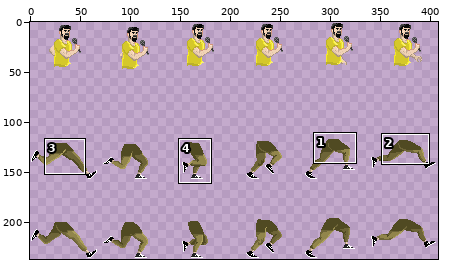
One commit to this sprite sheet: SOADsavesMetal/Assets/Sprites/Serj's sprites/serj_walk_spritesheet.png. The picture above shows the old version from afar; the outline marks the close-up.
Close-up. Before:
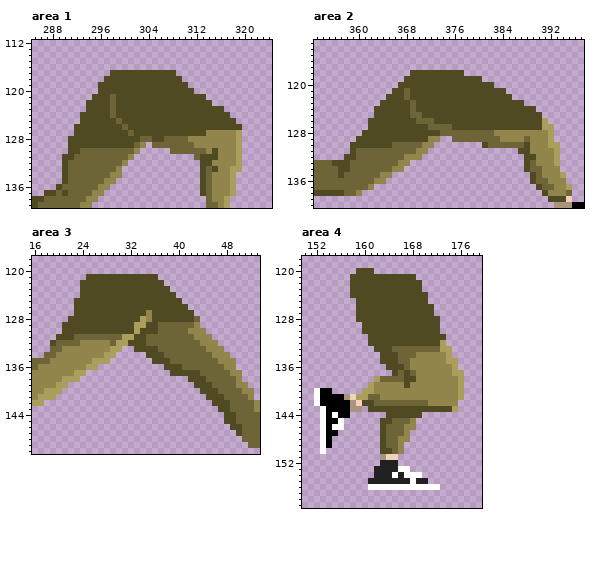
The file is 408x237 pixels. Colours within 5 levels of each other are drawn and written as one. Shown: area 1: x 285..324, y 112..139; area 2: x 353..397, y 113..140; area 3: x 16..53, y 118..150; area 4: x 150..179, y 118..159. The commit also changed other parts of the picture, which this record leaves out.
After:
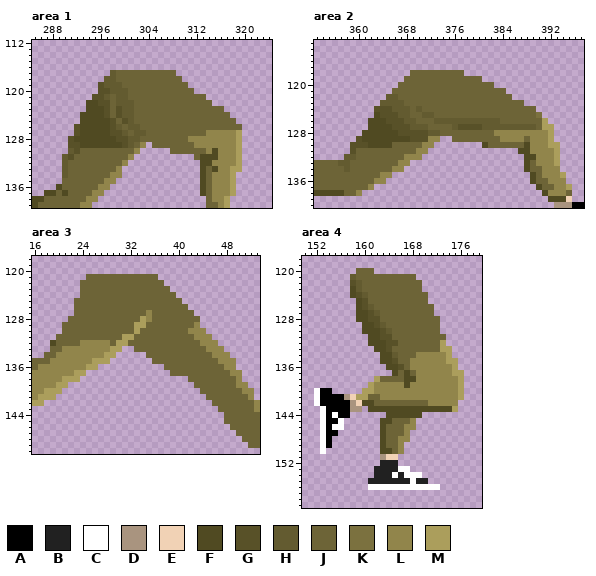
Palette (. is transparent): A #000000  B #212121  C #ffffff  D #a9947f  E #f1d2b5  F #504a22  G #585128  H #635b30  J #6d6437  K #7b713f  L #91854b  M #ab9e5c
From old to new:
--- area 1
@@ x 285..324 @@
 116 ........................................
-117 .............FFFFFFFFFFF................
-118 ............FFFFFFFFFFFFF...............
-119 ...........FFFFFFFFFFFFFFF..............
-120 ...........FFFFFFFFFFFFFFFF.............
-121 ..........FFFJFFFFFFFFFFFFFFF...........
-122 .........FFFFJFFFFFFFFFFFFFFFF..........
-123 .........FFFFJFFFFFFFFFFFFFFFFFF........
-124 ........FFFFFJFFFFFFFFFFFFFFFFFFF.......
-125 ........FFFFFFJFFFFFFFFFFFFFFFFFFF......
-126 .......FFFFFFFFJFFFFFFFFFFFFFFFFFFF.....
-127 .......FFFFFFFFFJFFFFFFFFFFFFLLLLLM.....
-128 ......FFFFFFFFFFFFJJFFJJJJLLLLLLLLM.....
-129 ......FFFFFFFFFFFJL.JJJJJJJLLLLLLLM.....
-130 ......FFJJJJJJJJJL.....JJJJJJLFLLLM.....
-131 .....FFJJJJJJJJJL..........JFFFLLLM.....
-132 .....FJJJJJJJJJL............FFLLLLM.....
-133 .....FJJJJJJJJL.............FJFLLMM.....
-134 .....FJJJJJJJLL.............FJLLLM......
-135 .....FJJJJJJLL..............FJLLLM......
+117 .............HJJJJJJJJJJ................
+118 ............HHJJJJJJJJJJJ...............
+119 ...........GHHHJJJJJJJJJJJ..............
+120 ...........GGHHHJJJJJJJJJJJ.............
+121 ..........GGHJHHJJJJJJJJJJJJJ...........
+122 .........FFGGJHHHJJJJJJJJJJJJJ..........
+123 .........FFFGJGHHJJJJJJJJJJJJJJJ........
+124 ........FFFFGJGHHJJJJJJJJJJJJJJJJ.......
+125 ........FFFFFGJGHJJJJJJJJJJJJJJJJJ......
+126 .......GFFFFFGHJHHJJJJJJJJJJJJJJJJJ.....
+127 .......GFFFFFGGHJHHJJJJJJJJJJLLLLLM.....
+128 ......GFFFFFFFGGHHJJJJJJJJLLLLLLLLM.....
+129 ......GGFFFFFFFGHJL.JJJJJJJLLLLLLLM.....
+130 ......HGJJJJJJJJJL.....JJJJJJLFLLLM.....
+131 .....HGJJJJJJJJJL..........JFFFLLLM.....
+132 .....HJJJJJJJJJL............FFLLLLM.....
+133 .....HJJJJJJJJL.............FJFLLMM.....
+134 .....HJJJJJJJLL.............FJLLLM......
+135 .....JJJJJJJLL..............FJLLLM......
 136 ....FJJJJJJLL...............FJLLLM......
--- area 2
@@ x 353..397 @@
 117 .............................................
-118 ................FFFFFFFFF....................
-119 ...............FFFFFFFFFFFFF.................
-120 ..............FFFFFFFFFFFFFFFF...............
-121 .............FFJFFFFFFFFFFFFFFFF.............
-122 ............FFFJFFFFFFFFFFFFFFFFF............
-123 ...........FFFFFJFFFFFFFFFFFFFFFFFF..........
-124 ..........FFFFFFJFFFFFFFFFFFFFFFFFFFF........
-125 ..........FFFFFFJJFFFFFFFFFFFFFFFFFFFF.......
-126 .........FFFFFFFFJJJFFFFFFFFFFFFFFFFFFM......
-127 .........FFFFFFFFFFJJJJFFFFFFFFFFFFFFFMM.....
-128 ........FFFFFFFFFFFFFJJJJJJJJJLLLLLLLLLM.....
-129 .......FFFFFFFFFFFFLL..JJJJJJJJLLLLJLLLM.....
-130 ......FFFFFFFJJJJJLL........FJJJJJJFLLLMM....
-131 ......FJJJJJJJJJJLL...............FFLLLLM....
-132 .....FFJJJJJJJJLLL.................FFLLLM....
-133 JJJFFFJJJJJJJJLL...................FJLLLM....
-134 JJJJFFJJJJJJJLL....................FJJLLL....
-135 JJJJFJJJJJJLL.......................FJLLLM...
+118 ................JJJJJJJJJ....................
+119 ...............JJJJJJJJJJJJJ.................
+120 ..............JJJJJJJJJJJJJJJJ...............
+121 .............JJJJJJJJJJJJJJJJJJJ.............
+122 ............HHJJJJJJJJJJJJJJJJJJJ............
+123 ...........HHHHJJJJJJJJJJJJJJJJJJJJ..........
+124 ..........GGGHHHJHJJJJJJJJJJJJJJJJJJJ........
+125 ..........FGGGHHJJHHJJJJJJJJJJJJJJJJJK.......
+126 .........FFFGGGHHJJJHHHHHHHHHHHJJJJJJJM......
+127 .........FFFFGGGHHHJJJJHGGGGHHHHHHHHHJMM.....
+128 ........FFFFFFGGGGGHHJJJJJJJJJLLLLLLLLLM.....
+129 .......GFFFFFFFFGGGLL..JJJJJJJJLLLLJLLLM.....
+130 ......GGGFFFFJJJJJLL........FJJJJJJFLLLMM....
+131 ......GJJJJJJJJJJLL...............FFLLLLM....
+132 .....HHJJJJJJJJLLL.................FFLLLM....
+133 JJJJHHJJJJJJJJLL...................FJLLLM....
+134 JJJJJHJJJJJJJLL....................FJJLLL....
+135 JJJJJJJJJJJLL.......................FJLLLM...
 136 JJJJJJJJJJLL........................FJJLLL...
--- area 3
@@ x 16..53 @@
 120 ......................................
-121 .........FFFFFFFFFFFF.................
-122 ........FFFFFFFFFFFFFF................
-123 ........FFFFFFFFFFFFFFF...............
-124 ........FFFFFFFFFFFFFFFF..............
-125 .......FFFFFFFFFFFFFFFFFF.............
-126 .......FFFFFFFFFFFFFFFFFFF............
-127 .......FFFFFFFFFFFFLFFFFFFF...........
-128 ......FFFFFFFFFFFFMLFFFFFFFJ..........
-129 .....FFFFFFFFFFFFMMFFJJJJJJL..........
-130 .....FFFFFFFFFFFFMFFFJJJJJLLL.........
-131 ....FFFJJJJJJJJMMFFJJJJJJJJLLL........
-132 ...FJJJJLLLLLJMMFFFJJJJJJJJJLLL.......
-133 ...JJLLLLLLLLMM..FFFFJJJJJJJJLLL......
-134 ..JJLLLLLLLLMM.....FFFJJJJJJJJLLL.....
-135 JJJLLLLLLLMMM.......FFFJJJJJJJJLLL....
-136 JLLLLLLLLMM...........FFFJJJJJJJLL....
-137 LLLLLLLMM..............FFFFFJJJJJLL...
-138 LLLLLMMM..................FFFJJJJJL...
-139 LLLLMM.....................FFFJJJJLL..
-140 LLMMM.......................FFFJJJJLL.
-141 LMMM.........................FFFJJJJL.
-142 MM............................FFFJJJJL
-143 ...............................FFJJJJL
-144 ................................FFJJJJ
-145 ................................FFJJJJ
-146 .................................FFJJJ
-147 ..................................FJJJ
+121 .........JJJJJJJJJJJJ.................
+122 ........JJJJJJJJJJJJJJ................
+123 ........JJJJJJJJJJJJJJJ...............
+124 ........JJJJJJJJJJJJJJJJ..............
+125 .......JJJJJJJJJJJJJJJJJJ.............
+126 .......JJJJJJJJJJJJJJJJJJJ............
+127 .......JJJJJJJJJJJJLJJJJJJJ...........
+128 ......JJJJJJJJJJJJMLJJJJJJJJ..........
+129 .....JJJJJJJJJJJJMMJJJJJJJJL..........
+130 .....JJJJJJJJJJJJMJJJJJJJJLLL.........
+131 ....JJJJJJJJJJJMMJJJJJJJJJJLLL........
+132 ...FJJJJLLLLLJMMJJJJJJJJJJJJLLL.......
+133 ...JJLLLLLLLLMM..JJJJJJJJJJJJLLL......
+134 ..JJLLLLLLLLMM.....JJJJJJJJJJJLLL.....
+135 JJJLLLLLLLMMM.......JJJJJJJJJJJLLL....
+136 JLLLLLLLLMM...........JJJJJJJJJJLL....
+137 LLLLLLLMM..............JJJJJJJJJJLL...
+138 LLLLLMMM..................JJJJJJJJL...
+139 LLLLMM.....................JJJJJJJLL..
+140 LLMMM.......................JJJJJJJLL.
+141 LMMM.........................JJJJJJJL.
+142 MM............................JJJJJJJL
+143 ...............................JJJJJJL
+144 ................................JJJJJJ
+145 ................................JJJJJJ
+146 .................................JJJJJ
+147 ..................................JJJJ
 148 ...................................JJJ
--- area 4
@@ x 156..175 @@
 119 ....................
-120 ...FFF..............
-121 ..FFFFFFFFFFF.......
-122 ..FFFFFFFFFFFF......
-123 ..FFFFFFFFFFFF......
-124 ..FFFFFFFFFFFFF.....
-125 ...FFFFFFFFFFFF.....
-126 ...FFFFFFFFFFFFF....
-127 ...FFFFFFFFFFFFF....
-128 ...FFFFFFFFFFFFFF...
-129 ....FFFFFFFFFFFFF...
-130 ....FFFFFFFFFFFFF...
-131 .....FFFFFFFFFFFFF..
-132 .....FFFFFFFFFFFFM..
-133 ......FFFJJJJJJJJMM.
-134 .......FFFJJJLLLLLM.
-135 .......FFFJJLLLLLLMM
-136 ........FFFJLLLLLLLM
+120 ...JJJ..............
+121 ..HJJJJJJJJJJ.......
+122 ..GHJJJJJJJJJJ......
+123 ..FHJJJJJJJJJJ......
+124 ..FGHJJJJJJJJJJ.....
+125 ...FGJJJJJJJJJJ.....
+126 ...FGHJJJJJJJJJJ....
+127 ...FFGHJJJJJJJJJ....
+128 ...FFGGJJJJJJJJJJ...
+129 ....FFGHJJJJJJJJJ...
+130 ....FFFGHJJJJJJJJ...
+131 .....FFGGJJJJJJJJJ..
+132 .....FFFGGJJJJJJJM..
+133 ......FFGJJJJJJJJMM.
+134 .......FFHJJJLLLLLM.
+135 .......FFGJJLLLLLLMM
+136 ........FFGJLLLLLLLM
 137 .........FJFJLLLLLLM
Boxes around the changes in both close-ups, in picture pixels (x1, y1, x2, y2):
changed: (62, 70, 242, 184)
changed: (332, 70, 542, 178)
changed: (56, 274, 242, 436)
changed: (350, 268, 446, 370)
